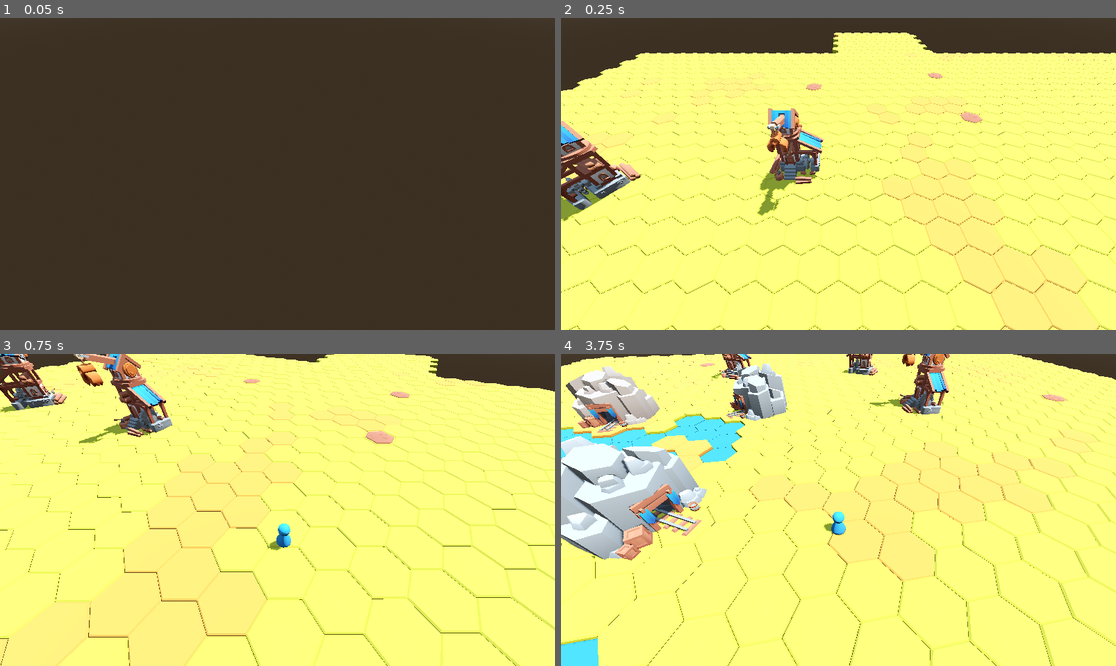
Above: before the commit, frames 1-4 (two rows, left to right).
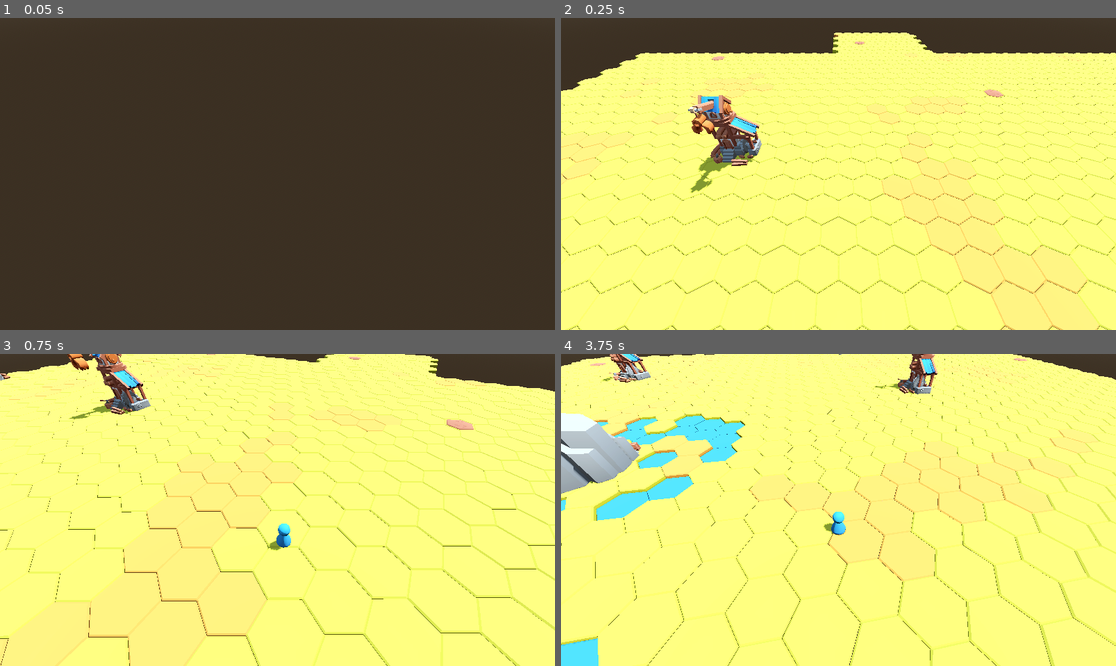
Above: after the commit, the same moments.

Repository: torbenvanassche/hexes_and_alchemy
Game: Godot game, scene res://scenes/root.tscn
The game is run twice, just before and just after one commit, with the same random seed, the same clock (stepped at 60 frames per second) and the same inputs.
Inputs (mouse positions are in pixels of both pictures, inside the frame that each line leads up to):
- Up to frame 1 (0.05 s): no input
- Up to frame 2 (0.25 s): no input
- Up to frame 3 (0.75 s): tap Enter at 0.5 s; move the mouse to (399, 494) at 0.52 s; hold S (camera_pan_backward) from 0.53 s (still down); click (399, 494) at 0.67 s
- Up to frame 4 (3.75 s): release S (camera_pan_backward) at 1.25 s; drag from (727, 525) to (810, 572) at 1.27 s; move the mouse to (894, 441) at 2.02 s; hold A (camera_pan_left) 2.03-2.75 s; click (894, 441) at 2.17 s; drag from (810, 572) to (672, 463) at 2.77 s; move the mouse to (1005, 556) at 3.52 s; tap Q (camera_rotate_left) at 3.6 s; click (1005, 556) at 3.67 s

Frame 1 is identical in both runs. In frame 2, 6.6% of the frame differs, in the area x 0-80%, y 7-66%; in frame 3, 4.1%; in frame 4, 14%, in the area x 0-92%, y 0-67%.

Commit message:
fixed logical mistake spawning on the initial chunk

Diff:
--- a/scripts/hex_system/base/region_instance.gd
+++ b/scripts/hex_system/base/region_instance.gd
@@ -83,8 +83,10 @@
 		structure_counts[s] = 0
 
 func _can_place_structure_at(pos: Vector3i, candidate: StructureInfo) -> bool:
-	var chunk_coords := hex_grid.grid_to_chunk_coords(hex_grid.tiles[pos].grid_id)
-	if chunk_coords == Vector2i(0, 0) && hex_grid.skip_spawn_chunk:
+	var hex := hexes[pos]
+
+	var chunk_coords := hex_grid.grid_to_chunk_coords(hex.grid_id)
+	if chunk_coords == Vector2i.ZERO and hex_grid.skip_spawn_chunk:
 		return false
 
 	if Manager.instance.player_instance && pos == Manager.instance.player_instance.get_hex().cube_id:
@@ -126,7 +128,7 @@
 
 		for attempt in 5:
 			var hex_id: Vector3i = available_hexes.pick_random()
-			var hex := hex_grid.get_hex_at_world_position(hex_id)
+			var hex := hexes[hex_id]
 
 			if not hex or not hex.can_generate:
 				continue
